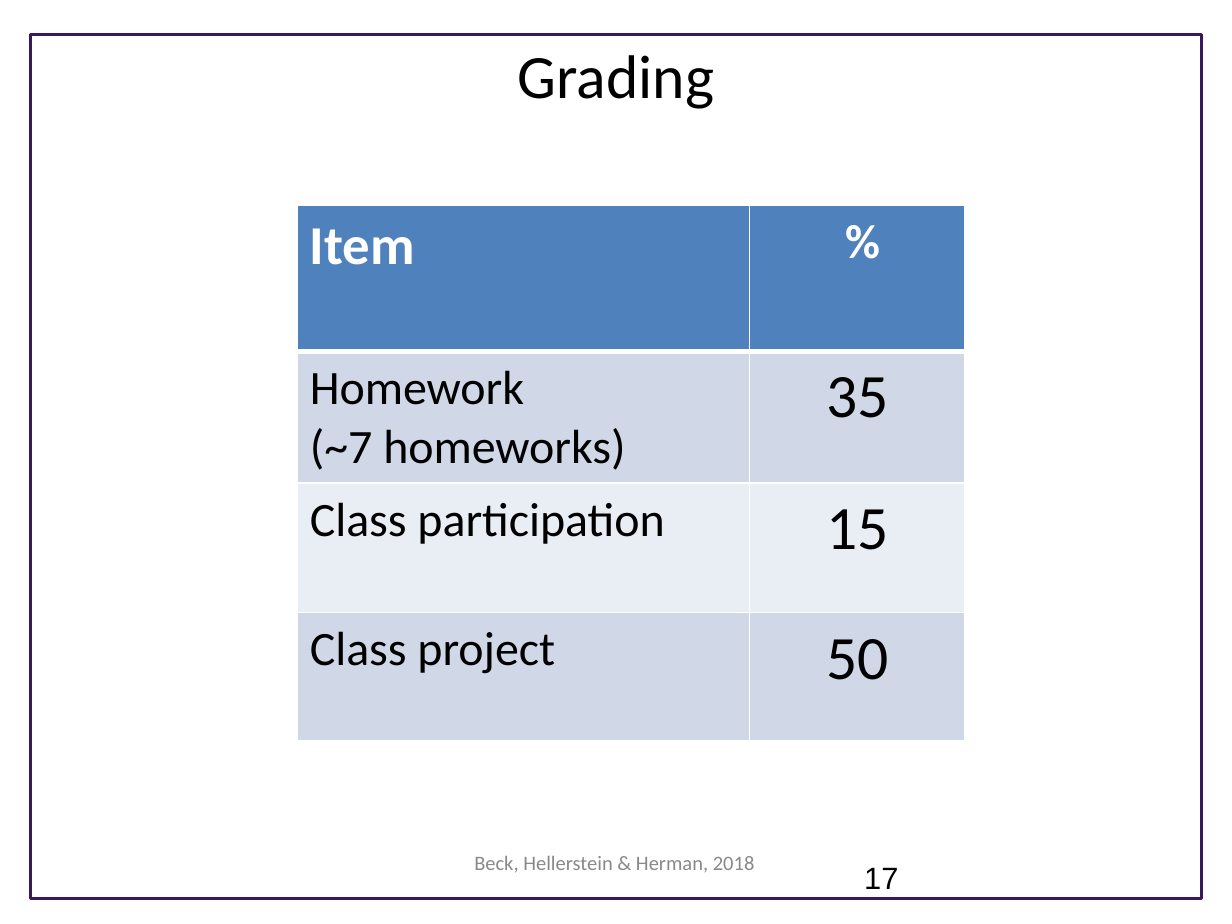
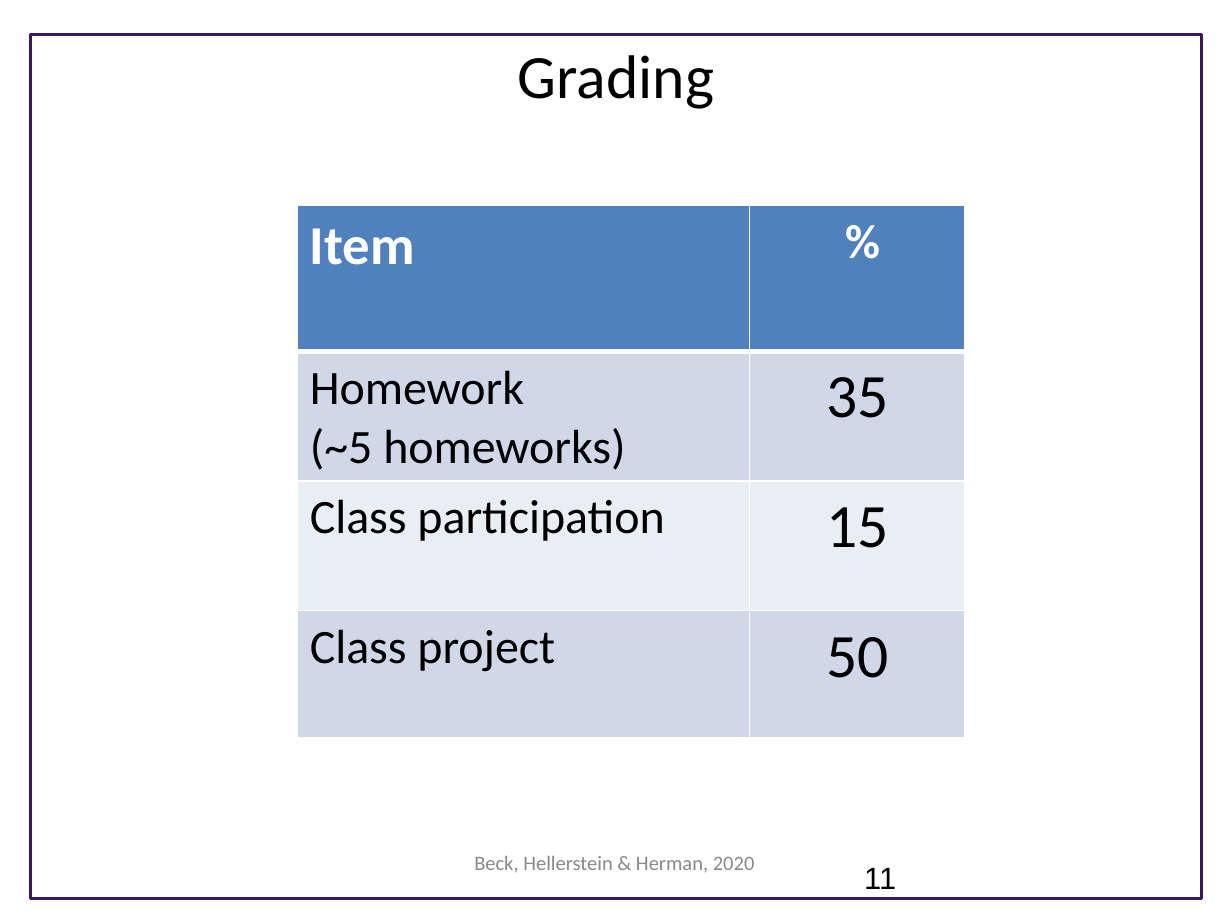
Before and after one commit to UWSEDS/LectureNotes, a slide deck: slide 11 of 01_CourseIntro_DataEssentials/Course Introduction.pptx (slide 17 before the commit). Drawn at 1232x924 pixels with LibreOffice and Linux fonts; fonts in the diff are those of the drawing; background and template pictures are left out. Boxes give left, top, right and bottom in pixels: in the first picture for what was removed or moved away, otherwise in the second. Text is boxed around its words. In the diff, an @@ line names an element or a change of style, - is before the commit and + after.

```diff
--- a/01_CourseIntro_DataEssentials/Course Introduction.pptx
+++ b/01_CourseIntro_DataEssentials/Course Introduction.pptx
@@ table at [298,206,966,738] @@
-row 2, column 1: Homework / (~7 homeworks)
+row 2, column 1: Homework / (~5 homeworks)
@@ text at [474,856,755,873]: text changed @@
-Beck, Hellerstein & Herman, 2018
+Beck, Hellerstein & Herman, 2020
@@ page number at [864,867,896,889]: text changed @@
-17
+11
```
Also in this commit, not shown: 12 other slides changed, 12 slides added, 6 slides removed.
